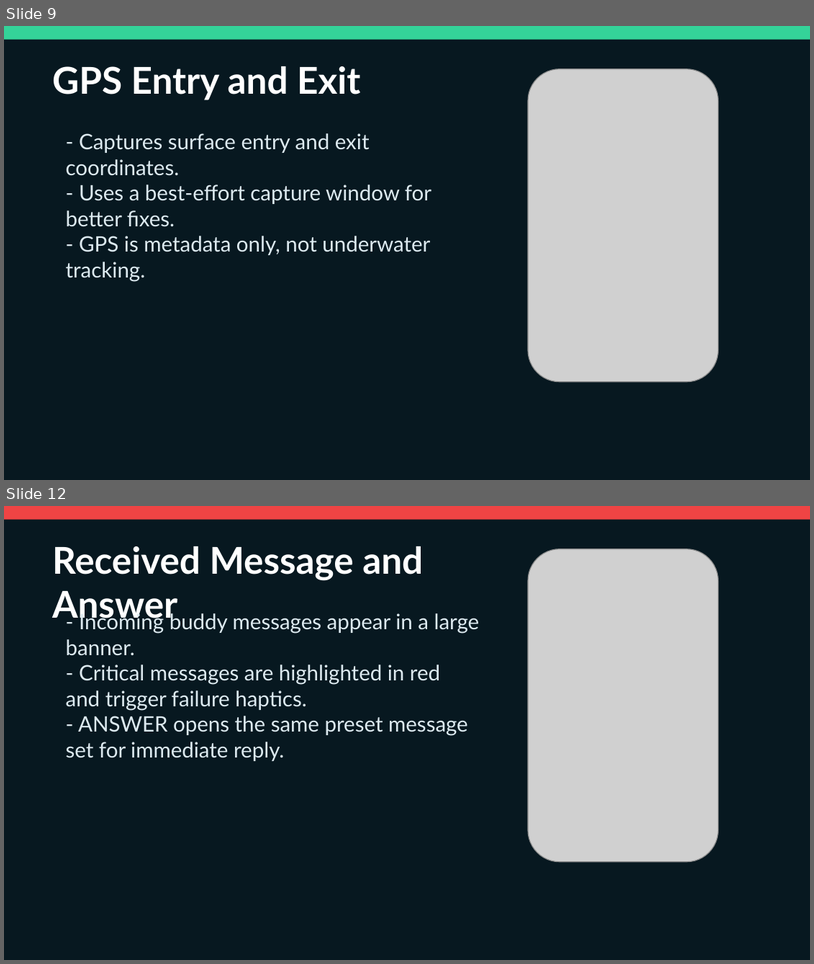
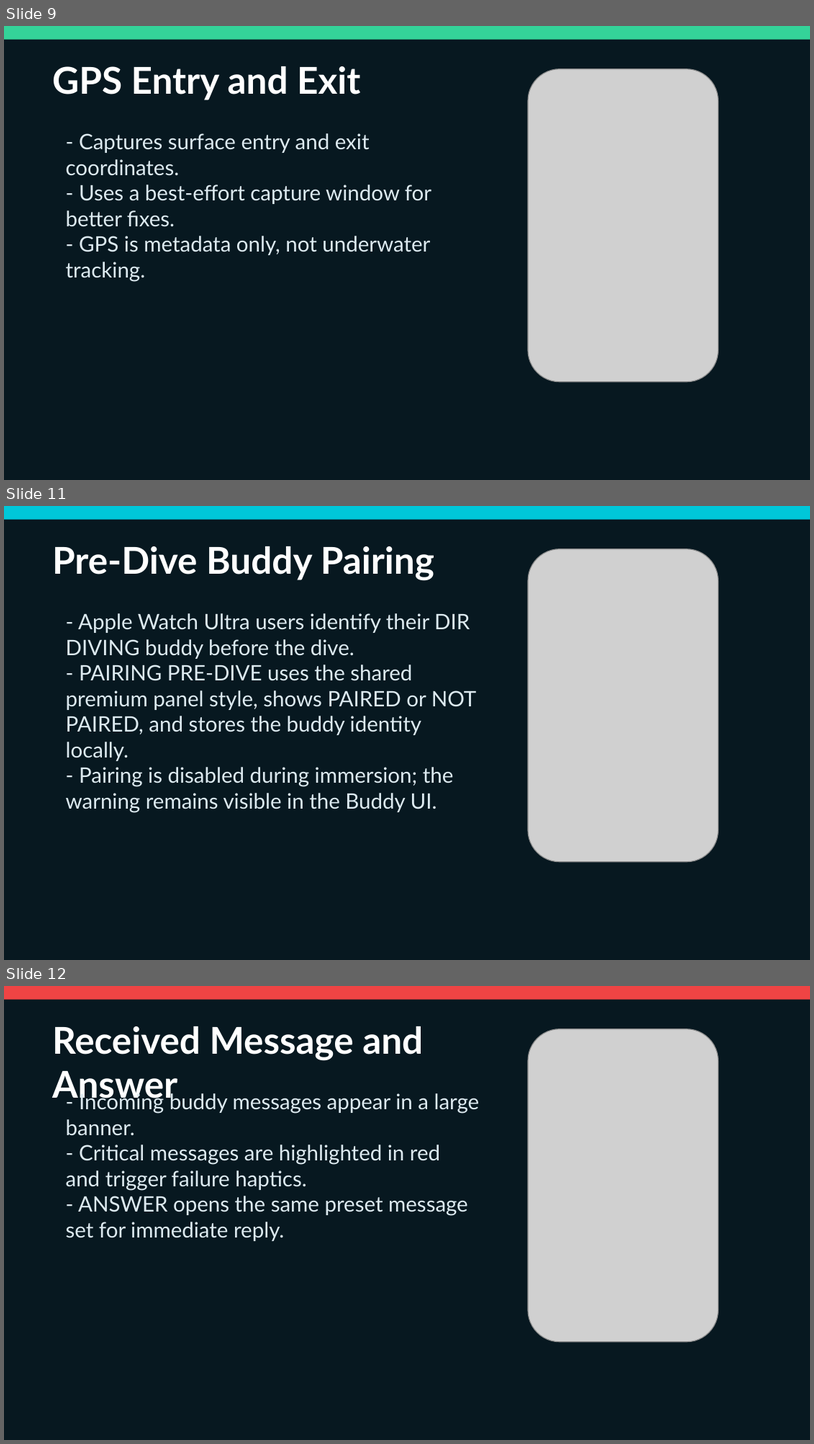
Before and after one commit to egopfe/DirDiving-App, a slide deck: DIR_DIVING_Full_Feature_Presentation.pptx. Shown one above the other, each under a label of ours: slides 9 and 12 before the commit, slides 9, 11 and 12 after it; the slides between them are not shown. The pictures are 814x964 and 814x1444 pixels, drawn with LibreOffice and Linux fonts; fonts in the diff are those of the drawing; grey boxes stand for pictures. Boxes give left, top, right and bottom in pixels: in the first picture for what was removed or moved away, otherwise in the second. Text is boxed around its words. In the diff, an @@ line names an element or a change of style, - is before the commit and + after.

Commit message:
Document premium UI across branches

```diff
--- a/DIR_DIVING_Full_Feature_Presentation.pptx
+++ b/DIR_DIVING_Full_Feature_Presentation.pptx
@@ slide 11 added at (4,506,810,960), background #071820 @@
@@ rectangle added at (4,506,810,520), fill #00C7D9 @@
@@ text added at (52,546,435,581), 33 pt, text #FFFFFF, bold @@
+Pre-Dive Buddy Pairing
@@ picture added at (528,548,718,862) @@
@@ text added at (66,613,477,812), 19 pt, text #DDEAF0 @@
+- Apple Watch Ultra users identify their DIR DIVING buddy before the dive.
+- PAIRING PRE-DIVE uses the shared premium panel style, shows PAIRED or NOT PAIRED, and stores the buddy identity locally.
+- Pairing is disabled during immersion; the warning remains visible in the Buddy UI.
```
Also in this commit, not shown: 5 slides changed, 1 slide removed, 6 other files.
